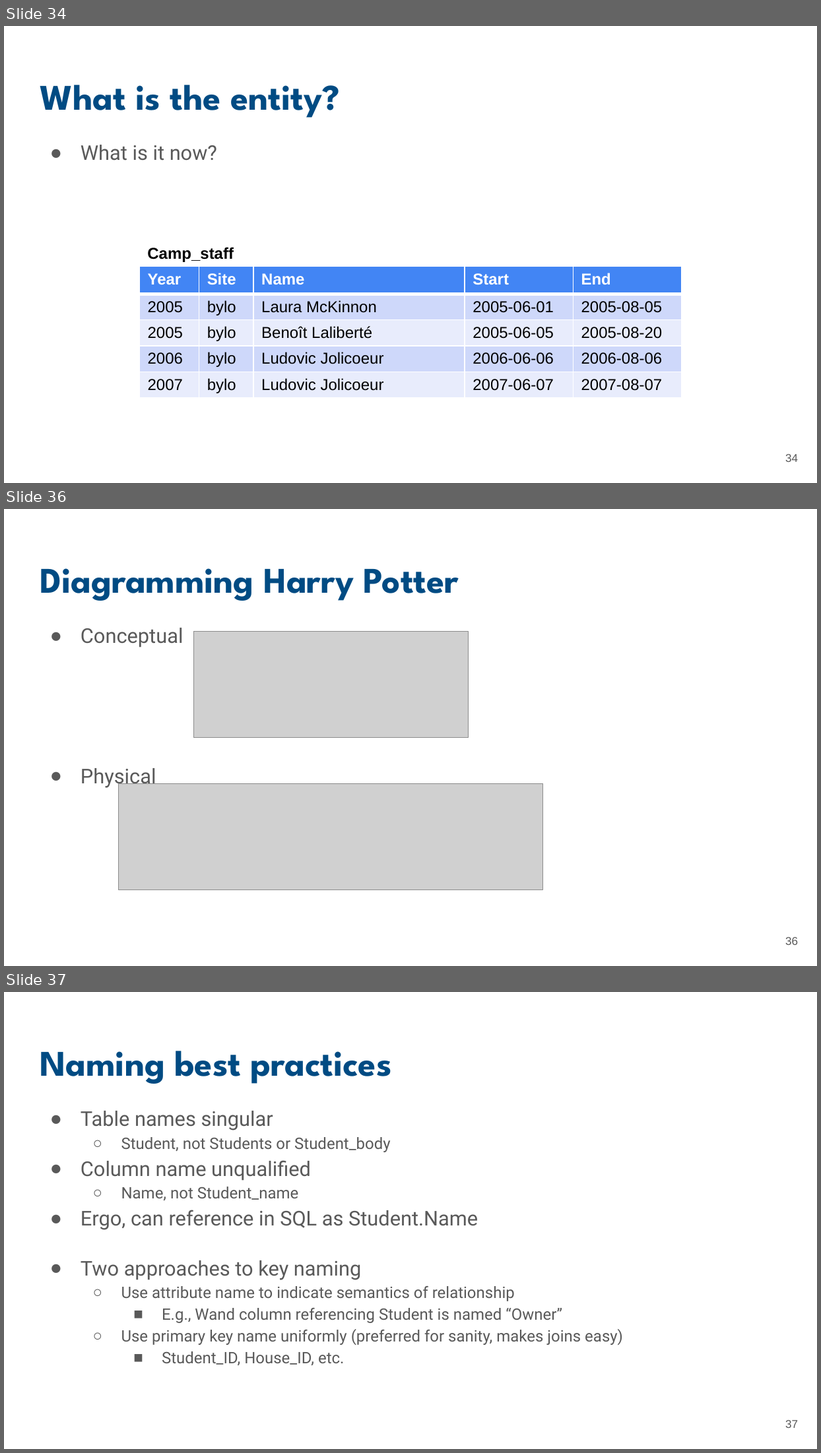
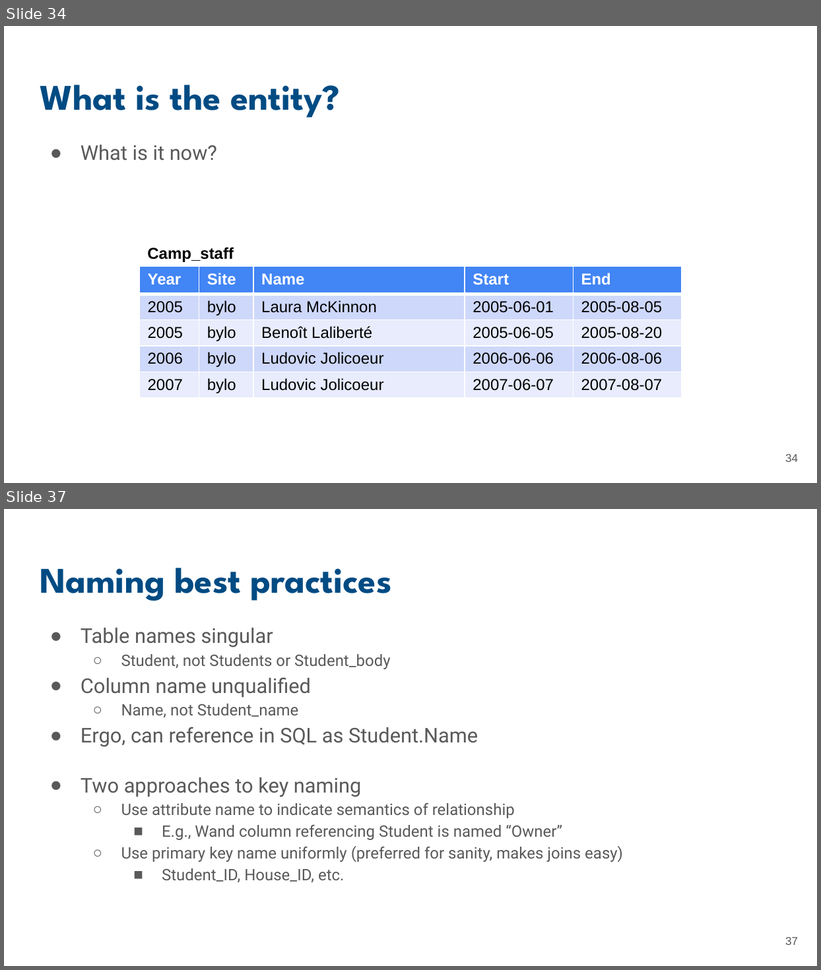
Before and after one commit to UCSB-Library-Research-Data-Services/bren-eds213, a slide deck: modules/week01/slides-01.pptx. Shown one above the other, each under a label of ours: slides 34, 36 and 37 before the commit, slides 34 and 37 after it; the slides between them are not shown. The pictures are 821x1453 and 821x970 pixels, drawn with LibreOffice and Linux fonts; fonts in the diff are those of the drawing; grey boxes stand for pictures. Boxes give left, top, right and bottom in pixels: in the first picture for what was removed or moved away, otherwise in the second. Text is boxed around its words. In the diff, an @@ line names an element or a change of style, - is before the commit and + after.

```diff
--- a/modules/week01/slides-01.pptx
+++ b/modules/week01/slides-01.pptx
@@ slide 36 removed at (x1=4, y1=509, x2=817, y2=966), background #FFFFFF @@
@@ title removed at (x1=40, y1=568, x2=459, y2=601) @@
-Diagramming Harry Potter
@@ text removed at (x1=81, y1=628, x2=184, y2=789) @@
-● Conceptual
-● Physical
@@ picture removed at (x1=193, y1=631, x2=468, y2=737) @@
@@ picture removed at (x1=119, y1=784, x2=543, y2=890) @@
@@ page number removed at (x1=785, y1=937, x2=798, y2=945) @@
-36
```
Also in this commit, not shown: 2 slides changed, 1 slide added.
